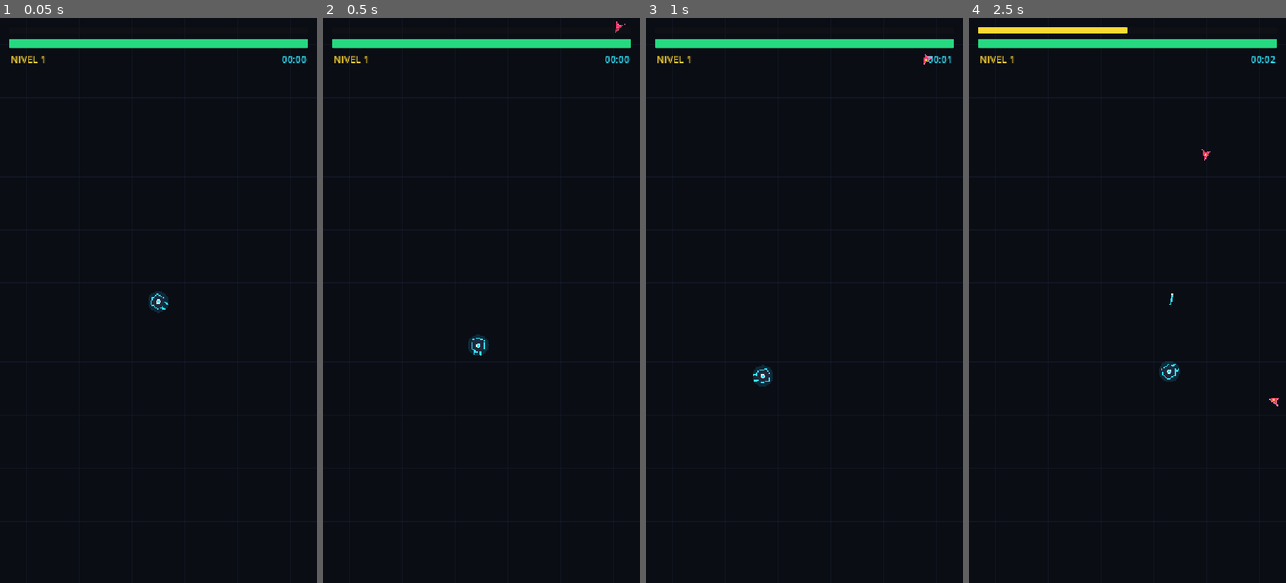
Above: before the commit, frames 1-4 (left to right).
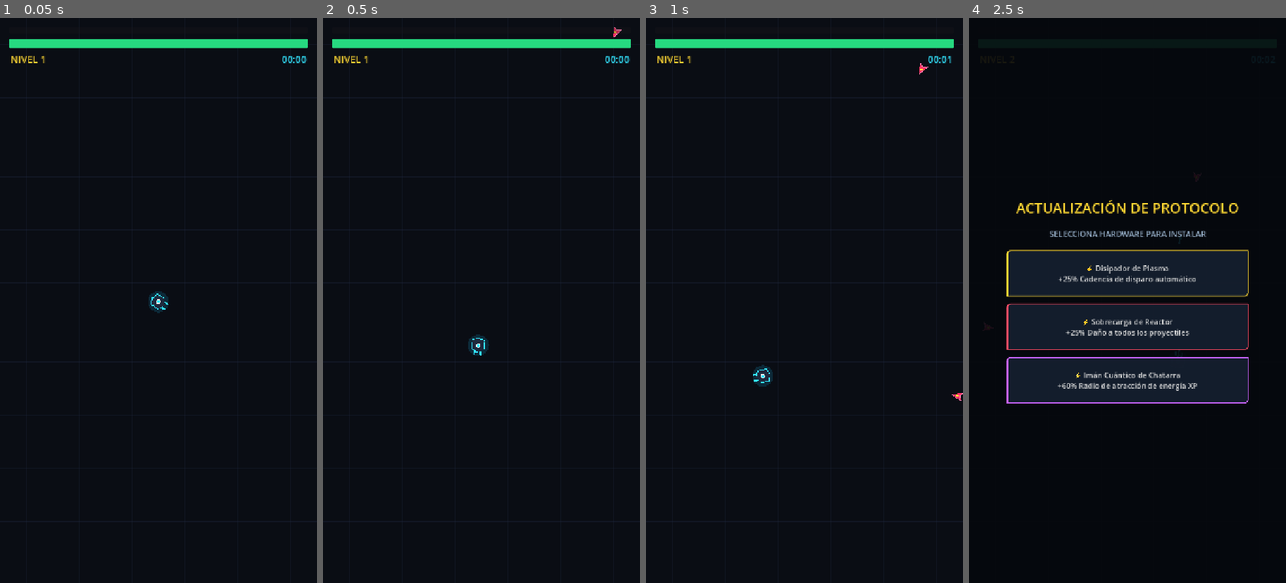
Above: after the commit, the same moments.

Repository: jonathanduranr/mecha-protocol
Game: Godot game, scene res://scenes/main.tscn
Same seed, same stepped clock (60 frames per second), same inputs: the game is played once before the commit and once after it.
Inputs:
- Up to frame 1 (0.05 s): no input
- Up to frame 2 (0.5 s): no input
- Up to frame 3 (1 s): no input
- Up to frame 4 (2.5 s): no input

Frame 1 is identical in both runs. In frame 2, less than 0.1% of the frame differs, in the area x 91-96%, y 0-4%; in frame 3, less than 0.1%; in frame 4, 6.6%, in the area x 2-98%, y 1-90%.

Commit message:
feat: increase difficulty, aggressive swarm pressure and faster chargers

Diff:
--- a/scripts/enemy_bullet.gd
+++ b/scripts/enemy_bullet.gd
@@ -1,8 +1,8 @@
 class_name EnemyBullet
 extends Area2D
 
-@export var speed: float = 260.0
-@export var damage: float = 14.0
+@export var speed: float = 290.0
+@export var damage: float = 22.0
 @export var lifetime: float = 3.5
 
 var direction: Vector2 = Vector2.DOWN
--- a/scripts/enemy_drone.gd
+++ b/scripts/enemy_drone.gd
@@ -39,34 +39,34 @@
 	var shape := $CollisionShape2D.shape as CircleShape2D
 	match drone_type:
 		"scout":
-			speed = 160.0
-			contact_damage = 12.0
+			speed = 185.0
+			contact_damage = 18.0
 			xp_reward = 10
 			knockback_resistance = 0.15
 			if shape: shape.radius = 16.0
 		"tank":
-			speed = 85.0
-			contact_damage = 25.0
+			speed = 95.0
+			contact_damage = 42.0
 			xp_reward = 40
-			knockback_resistance = 0.85 # Casi no retrocede
+			knockback_resistance = 0.85
 			if shape: shape.radius = 28.0
 		"swarm":
-			speed = 175.0
-			contact_damage = 14.0
+			speed = 285.0 # Más rápido que el Mecha (260 px/s) para obligar a dispararle
+			contact_damage = 22.0
 			xp_reward = 12
 			knockback_resistance = 0.05
 			if shape: shape.radius = 14.0
 		"shooter":
-			speed = 110.0
-			contact_damage = 10.0
+			speed = 120.0
+			contact_damage = 16.0
 			xp_reward = 25
 			knockback_resistance = 0.4
 			if shape: shape.radius = 18.0
 		"boss":
-			speed = 65.0
-			contact_damage = 45.0
+			speed = 75.0
+			contact_damage = 55.0
 			xp_reward = 250
-			knockback_resistance = 1.0 # Inmune a knockback
+			knockback_resistance = 1.0
 			if shape: shape.radius = 48.0
 
 func _physics_process(delta: float) -> void:
@@ -160,7 +160,7 @@
 	global_position += final_move * speed * delta
 
 	if shoot_timer <= 0:
-		shoot_timer = 2.2
+		shoot_timer = 1.7
 		fire_enemy_bullet(dir_to_mecha)
 
 func fire_enemy_bullet(direction: Vector2) -> void:
--- a/scripts/spawner.gd
+++ b/scripts/spawner.gd
@@ -1,11 +1,11 @@
 extends Node2D
 
 @export var mecha: Node2D
-@export var base_spawn_interval: float = 0.95
+@export var base_spawn_interval: float = 0.65
 
 var spawn_timer: float = 0.0
 var elapsed_time: float = 0.0
-var next_swarm_time: float = 60.0
+var next_swarm_time: float = 50.0
 
 var boss_spawned_3m: bool = false
 var boss_spawned_6m: bool = false
@@ -20,48 +20,51 @@
 	# Evento de Enjambres Periódicos (Swarm Rushes)
 	if elapsed_time >= next_swarm_time:
 		trigger_swarm_event()
-		next_swarm_time = elapsed_time + randf_range(50.0, 65.0)
+		next_swarm_time = elapsed_time + randf_range(45.0, 55.0)
 
 	# Eventos de Jefes por tiempo
 	if elapsed_time >= 180.0 and not boss_spawned_3m:
 		boss_spawned_3m = true
 		if hud and hud.has_method("show_alert"):
 			hud.show_alert("⚠️ ¡COLOSO CENTINELA DETECTADO! ⚠️")
-		spawn_specific_enemy("boss", 1600.0)
+		spawn_specific_enemy("boss", 2200.0)
 
 	if elapsed_time >= 360.0 and not boss_spawned_6m:
 		boss_spawned_6m = true
 		if hud and hud.has_method("show_alert"):
 			hud.show_alert("⚠️ ¡TITÁN DE ASALTO MK-II DETECTADO! ⚠️")
-		spawn_specific_enemy("boss", 3500.0)
+		spawn_specific_enemy("boss", 4800.0)
 
-	var current_interval: float = max(0.40, base_spawn_interval - (elapsed_time * 0.0015))
+	# Mayor densidad de spawns continuos
+	var current_interval: float = max(0.24, base_spawn_interval - (elapsed_time * 0.0022))
 
 	if spawn_timer <= 0:
 		spawn_timer = current_interval
 		process_wave_spawns()
 
 func process_wave_spawns() -> void:
-	if elapsed_time < 75.0:
-		spawn_specific_enemy("scout", 30.0 + (elapsed_time * 0.3))
-		if elapsed_time > 40.0 and randf() < 0.35:
-			spawn_specific_enemy("scout", 30.0 + (elapsed_time * 0.3))
-	elif elapsed_time < 150.0:
-		spawn_specific_enemy("scout", 50.0 + (elapsed_time * 0.35))
-		if randf() < 0.28:
-			spawn_specific_enemy("tank", 180.0 + (elapsed_time * 0.8))
-		if elapsed_time > 95.0 and randf() < 0.22:
-			spawn_specific_enemy("shooter", 75.0 + (elapsed_time * 0.4))
+	if elapsed_time < 60.0:
+		spawn_specific_enemy("scout", 35.0 + (elapsed_time * 0.4))
+		if elapsed_time > 30.0 and randf() < 0.45:
+			spawn_specific_enemy("scout", 35.0 + (elapsed_time * 0.4))
+	elif elapsed_time < 130.0:
+		spawn_specific_enemy("scout", 60.0 + (elapsed_time * 0.5))
+		if randf() < 0.35:
+			spawn_specific_enemy("tank", 220.0 + (elapsed_time * 1.0))
+		if elapsed_time > 75.0 and randf() < 0.30:
+			spawn_specific_enemy("shooter", 90.0 + (elapsed_time * 0.5))
 	else:
+		# Fase de combate intenso: múltiples spawns por tick
+		for i in range(2):
+			if randf() < 0.40:
+				spawn_specific_enemy("swarm", 65.0 + (elapsed_time * 0.35))
+			elif randf() < 0.35:
+				spawn_specific_enemy("shooter", 110.0 + (elapsed_time * 0.5))
+			else:
+				spawn_specific_enemy("scout", 95.0 + (elapsed_time * 0.5))
+
 		if randf() < 0.35:
-			spawn_specific_enemy("swarm", 50.0 + (elapsed_time * 0.25))
-		elif randf() < 0.30:
-			spawn_specific_enemy("shooter", 90.0 + (elapsed_time * 0.4))
-		else:
-			spawn_specific_enemy("scout", 80.0 + (elapsed_time * 0.4))
-
-		if randf() < 0.30:
-			spawn_specific_enemy("tank", 280.0 + (elapsed_time * 1.0))
+			spawn_specific_enemy("tank", 340.0 + (elapsed_time * 1.2))
 
 func trigger_swarm_event() -> void:
 	if not is_instance_valid(mecha):
@@ -69,15 +72,13 @@
 
 	var is_ring := randf() < 0.5
 	if is_ring:
-		# Enjambre en anillo cerrado (tipo Vampire Survivors)
 		if hud and hud.has_method("show_alert"):
 			hud.show_alert("⚠️ ¡ANILLO DE ASALTO ENTRANTE! ⚠️")
-		spawn_circle_swarm(22, "scout" if elapsed_time < 120.0 else "swarm")
+		spawn_circle_swarm(28, "scout" if elapsed_time < 100.0 else "swarm")
 	else:
-		# Estampida masiva por los flancos
 		if hud and hud.has_method("show_alert"):
 			hud.show_alert("⚠️ ¡ENJAMBRE HOSTIL MASIVO! ⚠️")
-		spawn_flank_stampede(24, "swarm" if elapsed_time > 90.0 else "scout")
+		spawn_flank_stampede(30, "swarm" if elapsed_time > 70.0 else "scout")
 
 ## Spawnea un círculo de enemigos alrededor del mecha que convergen hacia él
 func spawn_circle_swarm(count: int, enemy_type: String) -> void:
Not shown, added: builds/web/index.apple-touch-icon.png.import
Not shown, added: builds/web/index.icon.png.import
Not shown, added: builds/web/index.png.import
Not shown, changed: builds/web/index.html
Not shown, changed: builds/web/index.pck
